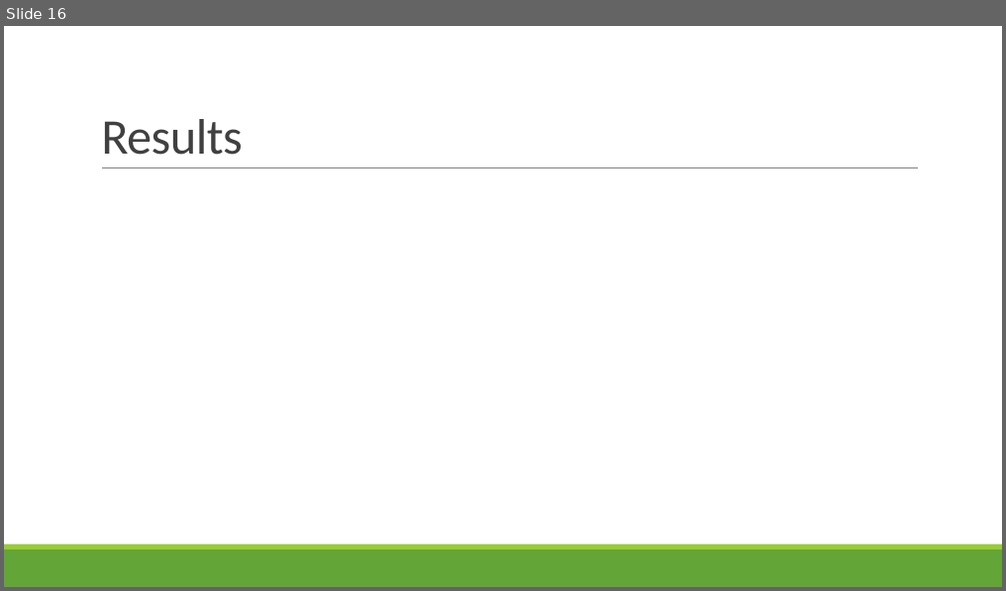
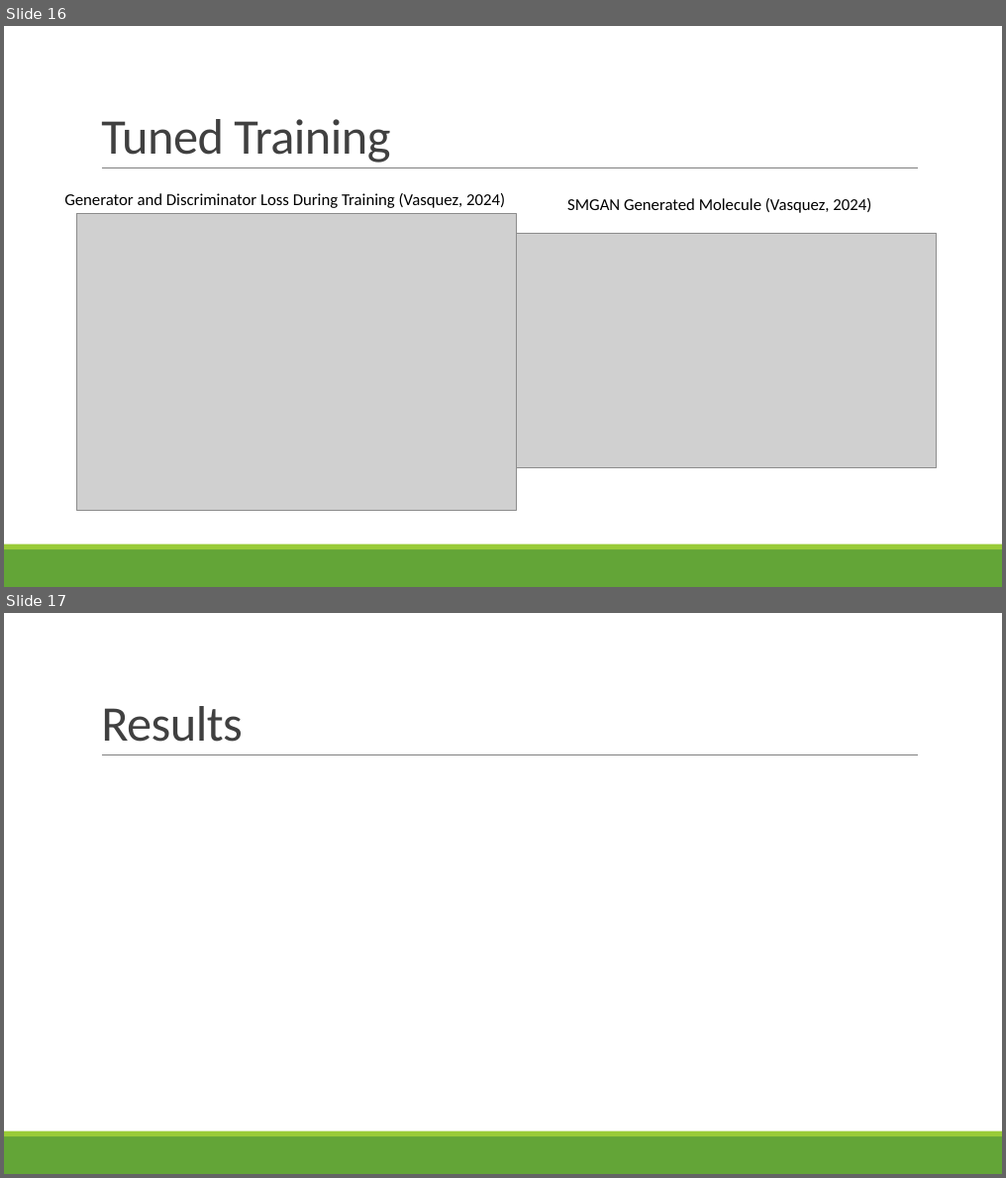
Before and after one commit to vanthony715/SMGAN, a slide deck: SMGAN.pptx. Shown one above the other, each under a label of ours: slide 16 before the commit, slides 16 and 17 after it. The pictures are 1006x591 and 1006x1178 pixels, drawn with LibreOffice and Linux fonts; fonts in the diff are those of the drawing; grey boxes stand for pictures. Boxes give left, top, right and bottom in pixels: in the first picture for what was removed or moved away, otherwise in the second. Text is boxed around its words. In the diff, an @@ line names an element or a change of style, - is before the commit and + after.

```diff
--- a/SMGAN.pptx
+++ b/SMGAN.pptx
@@ slide 16 added at box(4, 26, 1002, 587), background #FFFFFF; not listed: 3 template elements that a slide beside it also shows @@
@@ title added at box(101, 119, 390, 163), 48 pt, text #404040 @@
+Tuned Training
@@ text added at box(64, 193, 505, 208), 16 pt, text #000000 @@
+Generator and Discriminator Loss During Training (Vasquez, 2024)
@@ text added at box(567, 198, 871, 213), 16 pt, text #000000 @@
+SMGAN Generated Molecule (Vasquez, 2024)
@@ picture added at box(76, 214, 516, 511) @@
@@ picture added at box(516, 233, 936, 469) @@
@@ what was slide 16 is now slide 17 @@
```
Also in this commit, not shown: 4 slides changed, 4 other slides added, 3 slides removed, 3 other files.
